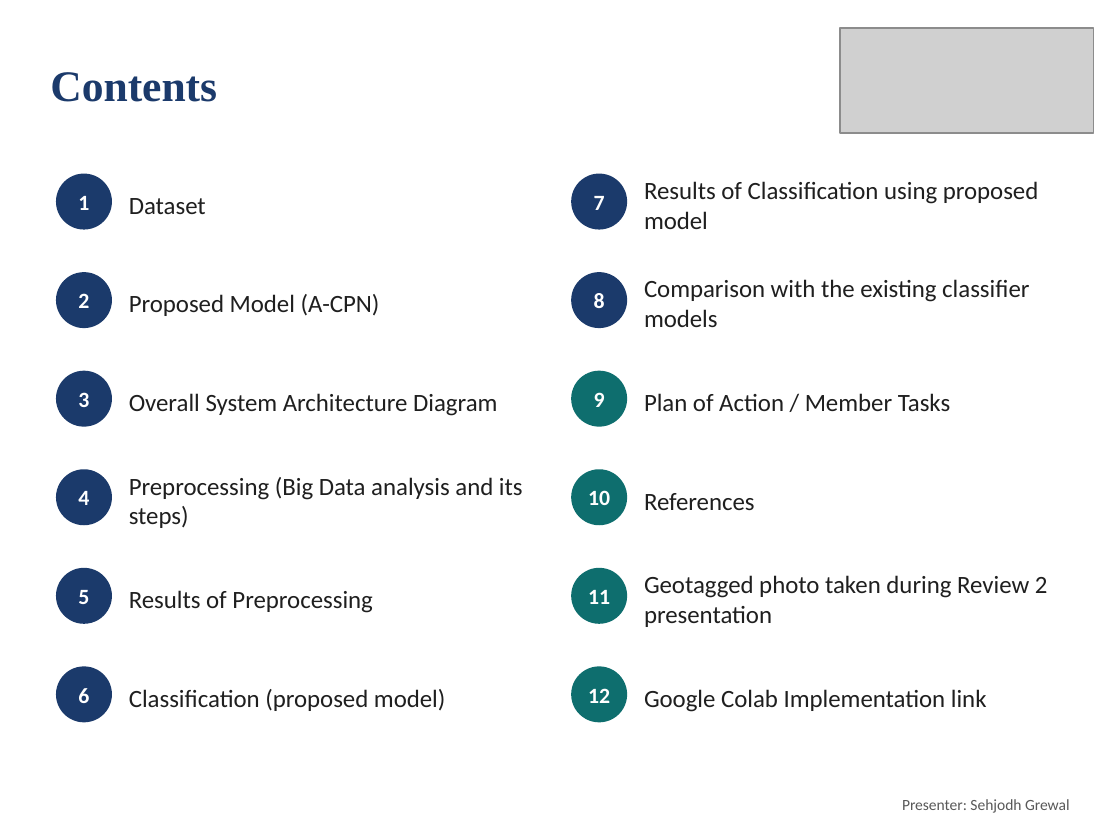
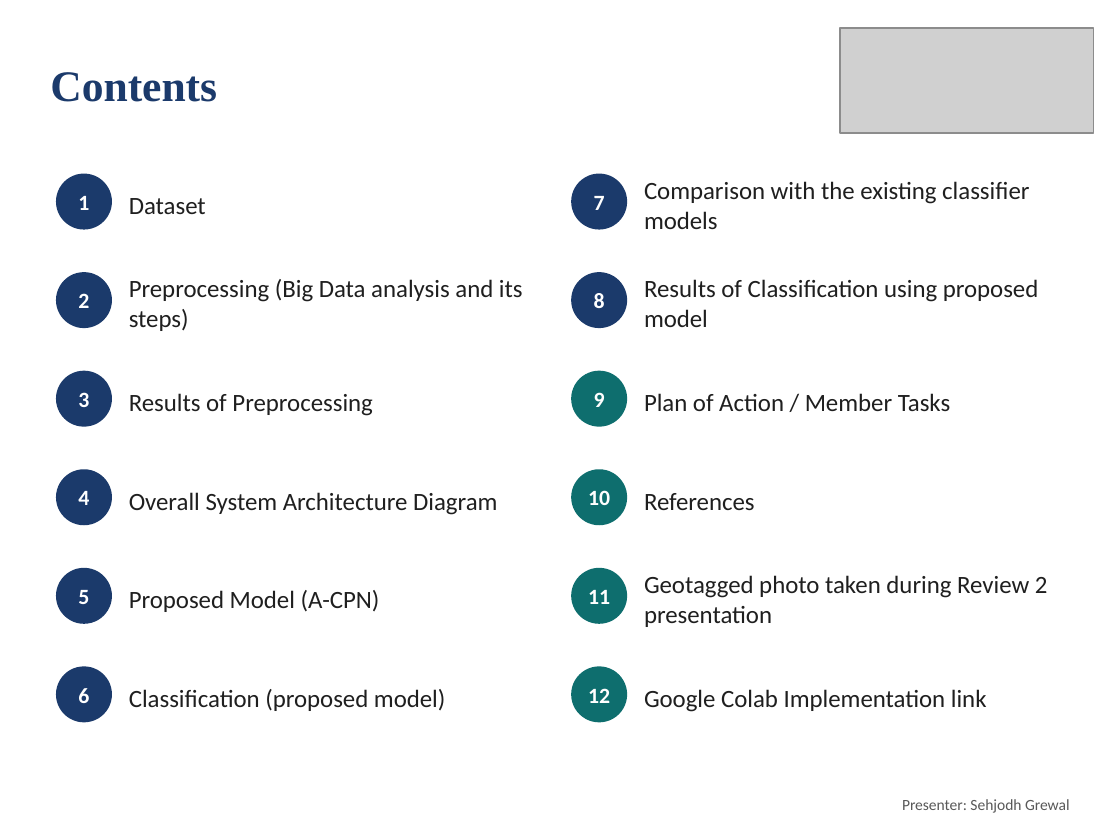
Before and after one commit to deepankarkumar1310/hadoop-ml-algorithm-, a slide deck: slide 2 of docs/Review2_Deck.pptx. Drawn at 1120x840 pixels with LibreOffice and Linux fonts; fonts in the diff are those of the drawing; grey boxes stand for pictures. Boxes give left, top, right and bottom in pixels: in the first picture for what was removed or moved away, otherwise in the second. Text is boxed around its words. In the diff, an @@ line names an element or a change of style, - is before the commit and + after.

```diff
--- a/docs/Review2_Deck.pptx
+++ b/docs/Review2_Deck.pptx
@@ text "Comparison with the existing classifier ...": place and size @@
-text "Comparison with the existing classifier ..." at (644,279,1029,327)
+text "Comparison with the existing classifier ..." at (644,181,1029,229)
@@ text "Results of Classification using proposed ...": place and size @@
-text "Results of Classification using proposed ..." at (644,181,1039,229)
+text "Results of Classification using proposed ..." at (644,279,1039,327)
@@ text at (129,279,523,331): text changed @@
-Proposed Model (A-CPN)
+Preprocessing (Big Data analysis and its steps)
@@ text added at (129,393,373,416), 16 pt, text #1F1F1F @@
+Results of Preprocessing
@@ text "Overall System Architecture Diagram": place and size @@
-text "Overall System Architecture Diagram" at (129,393,497,416)
+text "Overall System Architecture Diagram" at (129,492,497,515)
@@ text removed at (129,477,523,528) @@
-Preprocessing (Big Data analysis and its steps)
@@ text at (129,590,380,612): text changed @@
-Results of Preprocessing
+Proposed Model (A-CPN)
```
Also in this commit, not shown: 1 other file.
